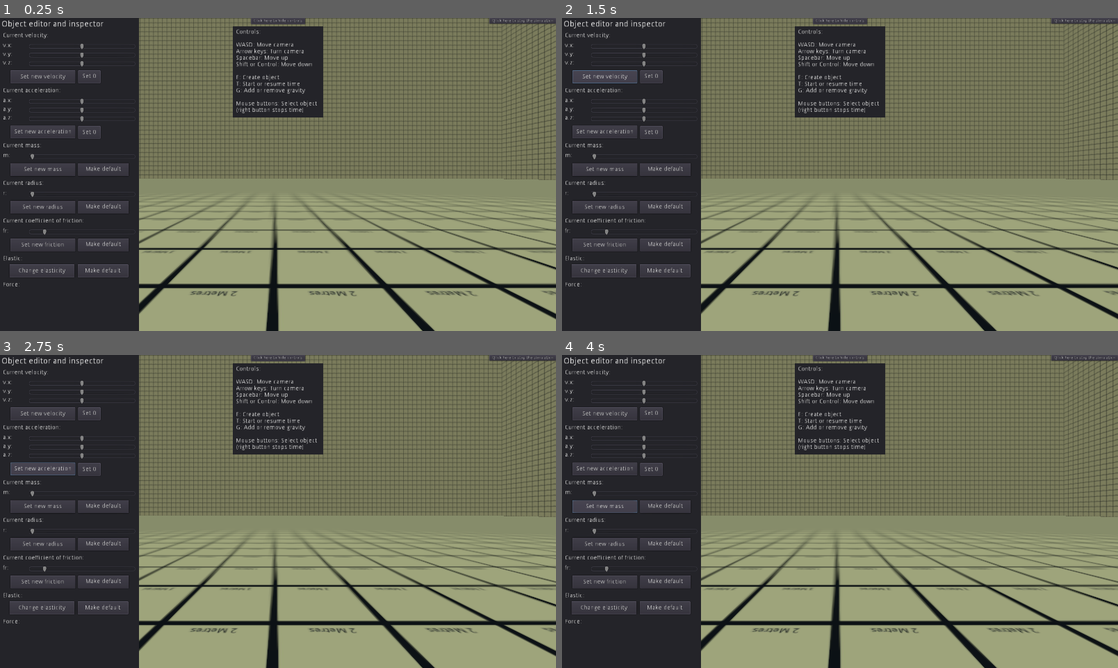
Above: before the commit, frames 1-4 (two rows, left to right).
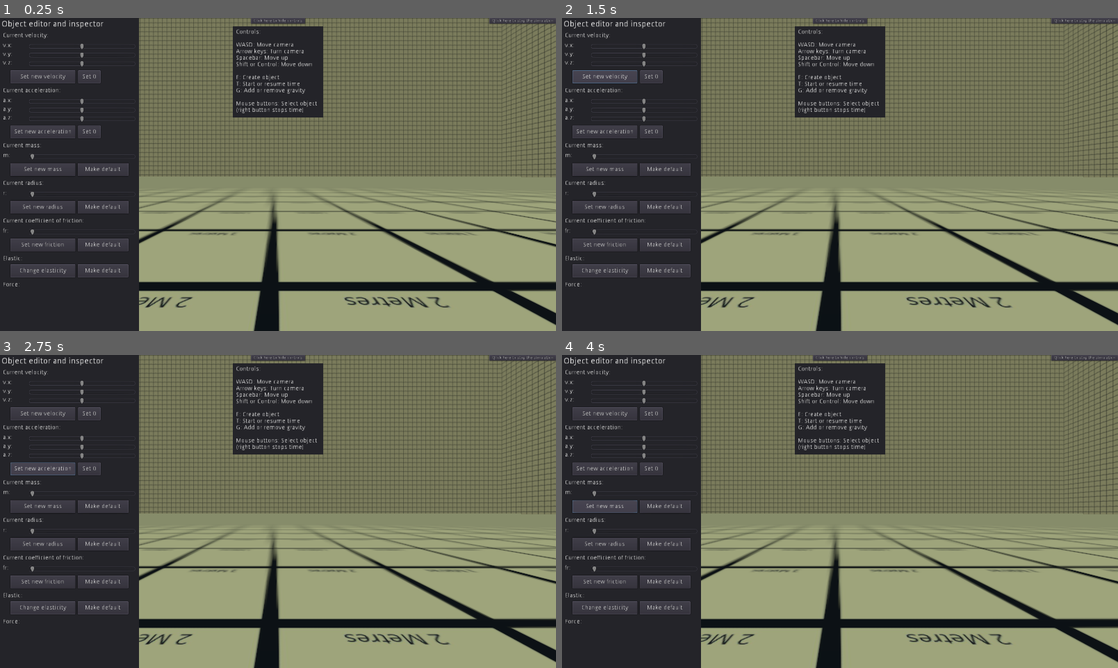
Above: after the commit, the same moments.

Repository: IvoMiricRibeiro/MaturaArbeit
Game: Godot game, scene res://Spatial.tscn
The game is run twice, just before and just after one commit, with the same random seed, the same clock (stepped at 60 frames per second) and the same inputs.
Inputs:
- Up to frame 1 (0.25 s): no input
- Up to frame 2 (1.5 s): click "Set new velocity" at 0.5 s; click "Set new velocity" at 1.25 s
- Up to frame 3 (2.75 s): click "Set new acceleration" at 2 s
- Up to frame 4 (4 s): click "Set new acceleration" at 2.75 s; click "Set new mass" at 3.5 s

The runs differ from the first frame. In frame 1, 7.4% of the frame differs, in the area x 1-100%, y 1-100%; in frame 2, 7.4%; in frame 3, 7.4%; in frame 4, 7.4%.

Commit message:
Final commit, rebuilt for Windows compatibility.

Diff:
--- a/Version 2/Body.gd
+++ b/Version 2/Body.gd
@@ -122,6 +122,7 @@
 		NormalForce = Vector3()
 		CanAccelerate = true
 
+
 #From https://www.youtube.com/watch?v=U5qGj8qt7VU
 func _on_Sphere_input_event(camera, event, position, normal, shape_idx):
 	if event is InputEventMouseButton:
--- a/Version 2/Spatial.tscn
+++ b/Version 2/Spatial.tscn
@@ -1,19 +1,17 @@
-[gd_scene load_steps=10 format=2]
+[gd_scene load_steps=8 format=2]
 
 [ext_resource path="res://CameraScript.gd" type="Script" id=1]
 [ext_resource path="res://ControlScript.gd" type="Script" id=2]
-[ext_resource path="res://UIScript.gd" type="Script" id=3]
-[ext_resource path="res://sprite.jpg" type="Texture" id=4]
-[ext_resource path="res://clock.png" type="Texture" id=5]
-[ext_resource path="res://arrow.png" type="Texture" id=6]
-
-[sub_resource type="CubeMesh" id=1]
-
-[sub_resource type="SpatialMaterial" id=2]
-albedo_texture = ExtResource( 4 )
+[ext_resource path="res://sprite.jpg" type="Texture" id=3]
+[ext_resource path="res://UIScript.gd" type="Script" id=4]
+
+[sub_resource type="CubeMesh" id=2]
+
+[sub_resource type="SpatialMaterial" id=3]
+albedo_texture = ExtResource( 3 )
 uv1_scale = Vector3( 300, 200, 1 )
 
-[sub_resource type="BoxShape" id=3]
+[sub_resource type="BoxShape" id=1]
 
 [node name="Spatial" type="Spatial"]
 
@@ -44,7 +42,8 @@
 margin_right = 236.0
 margin_bottom = 41.0
 rect_scale = Vector2( 2, 2 )
-text = "Object editor and inspector"
+text = "Object editor and inspector
+"
 
 [node name="Velocity" type="RichTextLabel" parent="Control/UI"]
 margin_left = 10.0
@@ -95,7 +94,7 @@
 
 [node name="Vz" type="RichTextLabel" parent="Control/UI/Velocity"]
 margin_top = 63.0
-margin_right = 67.0
+margin_right = 65.0
 margin_bottom = 79.0
 text = "v.z:"
 
@@ -107,16 +106,16 @@
 text = "Set new velocity"
 
 [node name="VSet0" type="Button" parent="Control/UI/Velocity"]
-margin_left = 173.333
-margin_top = 87.3333
-margin_right = 225.333
-margin_bottom = 117.333
+margin_left = 173.0
+margin_top = 87.0
+margin_right = 225.0
+margin_bottom = 117.0
 text = "Set 0"
 
 [node name="Acceleration" type="RichTextLabel" parent="Control/UI"]
 margin_left = 10.0
 margin_top = 240.0
-margin_right = 318.0
+margin_right = 317.0
 margin_bottom = 368.0
 rect_scale = Vector2( 1.5, 1.5 )
 text = "Current acceleration:"
@@ -162,7 +161,7 @@
 
 [node name="Az" type="RichTextLabel" parent="Control/UI/Acceleration"]
 margin_top = 63.0
-margin_right = 67.0
+margin_right = 65.0
 margin_bottom = 79.0
 text = "a.z:"
 
@@ -175,16 +174,16 @@
 
 [node name="ASet0" type="Button" parent="Control/UI/Acceleration"]
 margin_left = 173.0
-margin_top = 88.0
+margin_top = 87.0
 margin_right = 225.0
-margin_bottom = 118.0
+margin_bottom = 117.0
 text = "Set 0"
 
 [node name="Mass" type="RichTextLabel" parent="Control/UI"]
 margin_left = 10.0
 margin_top = 430.0
 margin_right = 320.0
-margin_bottom = 606.0
+margin_bottom = 520.0
 rect_scale = Vector2( 1.5, 1.5 )
 text = "Current mass:"
 
@@ -212,17 +211,17 @@
 text = "Set new mass"
 
 [node name="MDef" type="Button" parent="Control/UI/Mass"]
-margin_left = 172.667
-margin_top = 47.3333
-margin_right = 289.667
-margin_bottom = 77.3333
+margin_left = 172.0
+margin_top = 47.0
+margin_right = 289.0
+margin_bottom = 77.0
 text = "Make default"
 
 [node name="Radius" type="RichTextLabel" parent="Control/UI"]
 margin_left = 10.0
 margin_top = 560.0
-margin_right = 318.0
-margin_bottom = 644.0
+margin_right = 320.0
+margin_bottom = 650.0
 rect_scale = Vector2( 1.5, 1.5 )
 text = "Current radius:"
 
@@ -250,17 +249,17 @@
 text = "Set new radius"
 
 [node name="RDef" type="Button" parent="Control/UI/Radius"]
-margin_left = 172.667
-margin_top = 47.3333
-margin_right = 289.667
-margin_bottom = 77.3333
+margin_left = 172.0
+margin_top = 47.0
+margin_right = 289.0
+margin_bottom = 77.0
 text = "Make default"
 
 [node name="Friction" type="RichTextLabel" parent="Control/UI"]
 margin_left = 10.0
 margin_top = 690.0
-margin_right = 319.0
-margin_bottom = 817.0
+margin_right = 320.0
+margin_bottom = 780.0
 rect_scale = Vector2( 1.5, 1.5 )
 text = "Current coefficient of friction:"
 
@@ -271,7 +270,7 @@
 margin_bottom = 49.0
 max_value = 4.0
 step = 0.01
-value = 0.5
+value = 0.01
 
 [node name="FVal" type="RichTextLabel" parent="Control/UI/Friction"]
 margin_top = 23.0
@@ -287,43 +286,24 @@
 text = "Set new friction"
 
 [node name="FDef" type="Button" parent="Control/UI/Friction"]
-margin_left = 172.667
-margin_top = 47.3333
-margin_right = 289.667
-margin_bottom = 77.3333
+margin_left = 172.0
+margin_top = 47.0
+margin_right = 289.0
+margin_bottom = 77.0
 text = "Make default"
 
-[node name="Time" type="RichTextLabel" parent="Control/UI"]
-visible = false
-margin_left = 9.0
-margin_top = 1045.0
-margin_right = 244.0
-margin_bottom = 1078.0
-rect_scale = Vector2( 1.5, 1.5 )
-text = "THE WORLD!"
-
-[node name="Gravity" type="RichTextLabel" parent="Control/UI"]
-visible = false
-margin_left = 10.0
-margin_top = 1011.0
-margin_right = 245.0
-margin_bottom = 1044.0
-rect_scale = Vector2( 1.5, 1.5 )
-text = "Gravity:
-"
-
 [node name="Elasticity" type="RichTextLabel" parent="Control/UI"]
 margin_left = 10.0
 margin_top = 820.0
-margin_right = 311.0
-margin_bottom = 904.0
+margin_right = 310.0
+margin_bottom = 900.0
 rect_scale = Vector2( 1.5, 1.5 )
 text = "Elastic:"
 
 [node name="ESet" type="Button" parent="Control/UI/Elasticity"]
-margin_left = 14.6667
+margin_left = 17.0
 margin_top = 20.0
-margin_right = 164.667
+margin_right = 167.0
 margin_bottom = 50.0
 text = "Change elasticity"
 
@@ -334,14 +314,6 @@
 margin_bottom = 50.0
 text = "Make default"
 
-[node name="Force" type="RichTextLabel" parent="Control/UI"]
-margin_left = 10.0
-margin_top = 910.0
-margin_right = 244.0
-margin_bottom = 944.0
-rect_scale = Vector2( 1.5, 1.5 )
-text = "Force:"
-
 [node name="Quit" type="Button" parent="Control/UI"]
 margin_left = 1690.0
 margin_right = 1920.0
@@ -351,7 +323,7 @@
 [node name="Instructions" type="Button" parent="Control/UI"]
 margin_left = 867.0
 margin_right = 1054.0
-margin_bottom = 21.0
+margin_bottom = 20.0
 text = "Click here to hide controls"
 
 [node name="Panel" type="Panel" parent="Control/UI/Instructions"]
@@ -380,79 +352,77 @@
 Mouse buttons: Select object (right button stops time)
 "
 
-[node name="Clock" type="Sprite" parent="Control/UI"]
-position = Vector2( 559, 84 )
-scale = Vector2( 0.5, 0.5 )
-texture = ExtResource( 5 )
-
-[node name="Arrow" type="Sprite" parent="Control/UI"]
-position = Vector2( 706, 85 )
-scale = Vector2( 0.5, 0.5 )
-texture = ExtResource( 6 )
+[node name="Force" type="RichTextLabel" parent="Control/UI"]
+margin_left = 10.0
+margin_top = 910.0
+margin_right = 240.0
+margin_bottom = 944.0
+rect_scale = Vector2( 1.5, 1.5 )
+text = "Force:"
 
 [node name="Floor" type="StaticBody" parent="."]
-transform = Transform( 100, 0, 0, 0, 1, 0, 0, 0, 100, 0, -1, 0 )
+transform = Transform( 100, 0, 0, 0, 1, 0, 0, 0, 100, 0, 0, 0 )
 collision_layer = 2
 
-[node name="CSGMesh" type="CSGMesh" parent="Floor"]
-mesh = SubResource( 1 )
-material = SubResource( 2 )
+[node name="MeshInstance" type="MeshInstance" parent="Floor"]
+mesh = SubResource( 2 )
+material/0 = SubResource( 3 )
 
 [node name="CollisionShape" type="CollisionShape" parent="Floor"]
-shape = SubResource( 3 )
-
-[node name="Wall1" type="StaticBody" parent="."]
-transform = Transform( -4.37114e-06, -1, 0, 1.19249e-06, -5.21253e-16, 100, -100, 4.37114e-08, 1.19249e-06, 101, 100, 0 )
-
-[node name="CSGMesh" type="CSGMesh" parent="Wall1"]
-mesh = SubResource( 1 )
-material = SubResource( 2 )
-
-[node name="CollisionShape" type="CollisionShape" parent="Wall1"]
-shape = SubResource( 3 )
-
-[node name="Wall2" type="StaticBody" parent="."]
-transform = Transform( -4.37114e-06, -1, 0, 1.19249e-06, -5.21253e-16, 100, -100, 4.37114e-08, 1.19249e-06, -101, 100, 0 )
-
-[node name="CSGMesh" type="CSGMesh" parent="Wall2"]
-mesh = SubResource( 1 )
-material = SubResource( 2 )
-
-[node name="CollisionShape" type="CollisionShape" parent="Wall2"]
-shape = SubResource( 3 )
-
-[node name="Wall3" type="StaticBody" parent="."]
-transform = Transform( 100, 0, 0, 0, -4.37114e-08, 100, 0, -1, -4.37114e-06, 0, 100, 101 )
-collision_layer = 4
-
-[node name="CSGMesh" type="CSGMesh" parent="Wall3"]
-mesh = SubResource( 1 )
-material = SubResource( 2 )
-
-[node name="CollisionShape" type="CollisionShape" parent="Wall3"]
-shape = SubResource( 3 )
-
-[node name="Wall4" type="StaticBody" parent="."]
-transform = Transform( 100, 0, 0, 0, -4.37114e-08, 100, 0, -1, -4.37114e-06, 0, 100, -101 )
-collision_layer = 4
-
-[node name="CSGMesh" type="CSGMesh" parent="Wall4"]
-mesh = SubResource( 1 )
-material = SubResource( 2 )
-
-[node name="CollisionShape" type="CollisionShape" parent="Wall4"]
-shape = SubResource( 3 )
+shape = SubResource( 1 )
 
 [node name="Ceiling" type="StaticBody" parent="."]
 transform = Transform( 100, 0, 0, 0, 1, 0, 0, 0, 100, 0, 201, 0 )
 collision_layer = 2
 
-[node name="CSGMesh" type="CSGMesh" parent="Ceiling"]
-mesh = SubResource( 1 )
-material = SubResource( 2 )
+[node name="MeshInstance" type="MeshInstance" parent="Ceiling"]
+mesh = SubResource( 2 )
+material/0 = SubResource( 3 )
 
 [node name="CollisionShape" type="CollisionShape" parent="Ceiling"]
-shape = SubResource( 3 )
+shape = SubResource( 1 )
+
+[node name="Wall1" type="StaticBody" parent="."]
+transform = Transform( 0, -1, 0, 0, 0, 100, -100, 0, 0, 101, 100, 0 )
+
+[node name="MeshInstance" type="MeshInstance" parent="Wall1"]
+mesh = SubResource( 2 )
+material/0 = SubResource( 3 )
+
+[node name="CollisionShape" type="CollisionShape" parent="Wall1"]
+shape = SubResource( 1 )
+
+[node name="Wall2" type="StaticBody" parent="."]
+transform = Transform( 0, -1, 0, 0, 0, 100, -100, 0, 0, -101, 100, 0 )
+
+[node name="MeshInstance" type="MeshInstance" parent="Wall2"]
+mesh = SubResource( 2 )
+material/0 = SubResource( 3 )
+
+[node name="CollisionShape" type="CollisionShape" parent="Wall2"]
+shape = SubResource( 1 )
+
+[node name="Wall3" type="StaticBody" parent="."]
+transform = Transform( 100, 0, 0, 0, 0, 100, 0, -1, 0, 0, 100, 101 )
+collision_layer = 5
+
+[node name="MeshInstance" type="MeshInstance" parent="Wall3"]
+mesh = SubResource( 2 )
+material/0 = SubResource( 3 )
+
+[node name="CollisionShape" type="CollisionShape" parent="Wall3"]
+shape = SubResource( 1 )
+
+[node name="Wall4" type="StaticBody" parent="."]
+transform = Transform( 100, 0, 0, 0, 0, 100, 0, -1, 0, 0, 100, -101 )
+collision_layer = 4
+
+[node name="MeshInstance" type="MeshInstance" parent="Wall4"]
+mesh = SubResource( 2 )
+material/0 = SubResource( 3 )
+
+[node name="CollisionShape" type="CollisionShape" parent="Wall4"]
+shape = SubResource( 1 )
 
 [connection signal="pressed" from="Control/UI/Velocity/VSet" to="Control/UI" method="_on_VSet_pressed"]
 [connection signal="pressed" from="Control/UI/Velocity/VSet0" to="Control/UI" method="_on_VSet0_pressed"]
--- a/Version 2/Sphere.tscn
+++ b/Version 2/Sphere.tscn
@@ -1,8 +1,7 @@
-[gd_scene load_steps=13 format=2]
+[gd_scene load_steps=7 format=2]
 
 [ext_resource path="res://Body.gd" type="Script" id=1]
 [ext_resource path="res://outline.shader" type="Shader" id=2]
-[ext_resource path="res://Arrow.gd" type="Script" id=3]
 
 [sub_resource type="SphereShape" id=2]
 
@@ -11,8 +10,8 @@
 [sub_resource type="ShaderMaterial" id=4]
 resource_local_to_scene = true
 shader = ExtResource( 2 )
-shader_param/border_width = 0.0
-shader_param/color = Color( 1, 0.211765, 0.211765, 1 )
+shader_param/border_width = null
+shader_param/color = Color( 1, 0, 0, 1 )
 shader_param/pattern = null
 shader_param/line_number = null
 shader_param/line_sharpness = null
@@ -26,74 +25,14 @@
 resource_local_to_scene = true
 next_pass = SubResource( 4 )
 
-[sub_resource type="SphereMesh" id=6]
-radius = 0.076
-height = 0.153
-radial_segments = 4
-rings = 1
-
-[sub_resource type="CylinderMesh" id=7]
-top_radius = 0.03
-bottom_radius = 0.03
-height = 1.5
-radial_segments = 4
-
-[sub_resource type="ShaderMaterial" id=11]
-shader = ExtResource( 2 )
-shader_param/border_width = null
-shader_param/color = Color( 1, 0.211765, 0.211765, 1 )
-shader_param/pattern = null
-shader_param/line_number = null
-shader_param/line_sharpness = null
-shader_param/pulse = null
-shader_param/pulse_speed = null
-shader_param/line_movement = null
-shader_param/line_movement_speed = null
-shader_param/wave = null
-
-[sub_resource type="CylinderMesh" id=8]
-top_radius = 0.01
-bottom_radius = 0.07
-height = 0.1
-radial_segments = 8
-
-[sub_resource type="ShaderMaterial" id=12]
-shader = ExtResource( 2 )
-shader_param/border_width = null
-shader_param/color = Color( 1, 0.211765, 0.211765, 1 )
-shader_param/pattern = null
-shader_param/line_number = null
-shader_param/line_sharpness = null
-shader_param/pulse = null
-shader_param/pulse_speed = null
-shader_param/line_movement = null
-shader_param/line_movement_speed = null
-shader_param/wave = null
-
 [node name="Sphere" type="KinematicBody"]
 script = ExtResource( 1 )
 
 [node name="CollisionShape" type="CollisionShape" parent="."]
-transform = Transform( 0.9, 0, 0, 0, 0.9, 0, 0, 0, 0.9, 0, 0, 0 )
 shape = SubResource( 2 )
 
 [node name="CSGMesh" type="CSGMesh" parent="."]
 mesh = SubResource( 3 )
 material = SubResource( 5 )
 
-[node name="Arrow" type="MeshInstance" parent="."]
-transform = Transform( 1.5, 0, 0, 0, 1.5, 0, 0, 0, 1.5, 0, 0, 0 )
-mesh = SubResource( 6 )
-script = ExtResource( 3 )
-
-[node name="MeshInstance" type="MeshInstance" parent="Arrow"]
-transform = Transform( 1, 0, 0, 0, -4.37114e-08, -1, 0, 1, -4.37114e-08, 0, 0, -0.75 )
-mesh = SubResource( 7 )
-material/0 = SubResource( 11 )
-
-[node name="MeshInstance2" type="MeshInstance" parent="Arrow"]
-transform = Transform( 1, 0, 0, 0, -4.37114e-08, 1, 0, -1, -4.37114e-08, 0, 0, -1.54188 )
-mesh = SubResource( 8 )
-material/0 = SubResource( 12 )
-
 [connection signal="input_event" from="." to="." method="_on_Sphere_input_event"]
--- a/Version 2/UIScript.gd
+++ b/Version 2/UIScript.gd
@@ -39,20 +39,20 @@
 
 onready var Elas = $Elasticity
 
-onready var Warudo = $Time
-onready var Clock = $Clock
-onready var Rabbity = $Gravity
-onready var Arrow = $Arrow
+#onready var Warudo = $Time
+#onready var Clock = $Clock
+#onready var Rabbity = $Gravity
+#onready var Arrow = $Arrow
 
 onready var Instr = $Instructions
 
 func _physics_process(delta):
 	Selected = get_parent().SelectedBody
 
-	Warudo.text = "Time stopped?: "+str(get_parent().TimeStopped)
-	Rabbity.text = "Gravity: "+str(get_parent().GravityExists)
-	Clock.visible = !get_parent().TimeStopped
-	Arrow.visible = get_parent().GravityExists
+	#Warudo.text = "Time stopped?: "+str(get_parent().TimeStopped)
+	#Rabbity.text = "Gravity: "+str(get_parent().GravityExists)
+	#Clock.visible = !get_parent().TimeStopped
+	#Arrow.visible = get_parent().GravityExists
 
 
 	if Instr.get_child(0).visible == true:
--- a/Version 2/project.godot
+++ b/Version 2/project.godot
@@ -10,8 +10,7 @@
 
 [application]
 
-config/name="Matura Simulation"
-config/description="A project for my school."
+config/name="WindowsSim"
 run/main_scene="res://Spatial.tscn"
 config/icon="res://icon.png"
 
@@ -100,15 +99,15 @@
 "events": [ Object(InputEventKey,"resource_local_to_scene":false,"resource_name":"","device":0,"alt":false,"shift":false,"control":false,"meta":false,"command":false,"pressed":false,"scancode":68,"physical_scancode":0,"unicode":0,"echo":false,"script":null)
  ]
 }
+move_up={
+"deadzone": 0.5,
+"events": [ Object(InputEventKey,"resource_local_to_scene":false,"resource_name":"","device":0,"alt":false,"shift":false,"control":false,"meta":false,"command":false,"pressed":false,"scancode":32,"physical_scancode":0,"unicode":0,"echo":false,"script":null)
+ ]
+}
 move_down={
 "deadzone": 0.5,
 "events": [ Object(InputEventKey,"resource_local_to_scene":false,"resource_name":"","device":0,"alt":false,"shift":false,"control":false,"meta":false,"command":false,"pressed":false,"scancode":16777238,"physical_scancode":0,"unicode":0,"echo":false,"script":null)
 , Object(InputEventKey,"resource_local_to_scene":false,"resource_name":"","device":0,"alt":false,"shift":false,"control":false,"meta":false,"command":false,"pressed":false,"scancode":16777237,"physical_scancode":0,"unicode":0,"echo":false,"script":null)
- ]
-}
-move_up={
-"deadzone": 0.5,
-"events": [ Object(InputEventKey,"resource_local_to_scene":false,"resource_name":"","device":0,"alt":false,"shift":false,"control":false,"meta":false,"command":false,"pressed":false,"scancode":32,"physical_scancode":0,"unicode":0,"echo":false,"script":null)
  ]
 }
 look_right={
@@ -136,24 +135,14 @@
 "events": [ Object(InputEventKey,"resource_local_to_scene":false,"resource_name":"","device":0,"alt":false,"shift":false,"control":false,"meta":false,"command":false,"pressed":false,"scancode":84,"physical_scancode":0,"unicode":0,"echo":false,"script":null)
  ]
 }
+letter_g={
+"deadzone": 0.5,
+"events": [ Object(InputEventKey,"resource_local_to_scene":false,"resource_name":"","device":0,"alt":false,"shift":false,"control":false,"meta":false,"command":false,"pressed":false,"scancode":71,"physical_scancode":0,"unicode":0,"echo":false,"script":null)
+ ]
+}
 letter_e={
 "deadzone": 0.5,
 "events": [ Object(InputEventKey,"resource_local_to_scene":false,"resource_name":"","device":0,"alt":false,"shift":false,"control":false,"meta":false,"command":false,"pressed":false,"scancode":69,"physical_scancode":0,"unicode":0,"echo":false,"script":null)
- ]
-}
-letter_r={
-"deadzone": 0.5,
-"events": [ Object(InputEventKey,"resource_local_to_scene":false,"resource_name":"","device":0,"alt":false,"shift":false,"control":false,"meta":false,"command":false,"pressed":false,"scancode":82,"physical_scancode":0,"unicode":0,"echo":false,"script":null)
- ]
-}
-letter_f={
-"deadzone": 0.5,
-"events": [ Object(InputEventKey,"resource_local_to_scene":false,"resource_name":"","device":0,"alt":false,"shift":false,"control":false,"meta":false,"command":false,"pressed":false,"scancode":70,"physical_scancode":0,"unicode":0,"echo":false,"script":null)
- ]
-}
-letter_g={
-"deadzone": 0.5,
-"events": [ Object(InputEventKey,"resource_local_to_scene":false,"resource_name":"","device":0,"alt":false,"shift":false,"control":false,"meta":false,"command":false,"pressed":false,"scancode":71,"physical_scancode":0,"unicode":0,"echo":false,"script":null)
  ]
 }
 
Not shown: 1 places in Version 2/Spatial.tscn that only renumber resources
